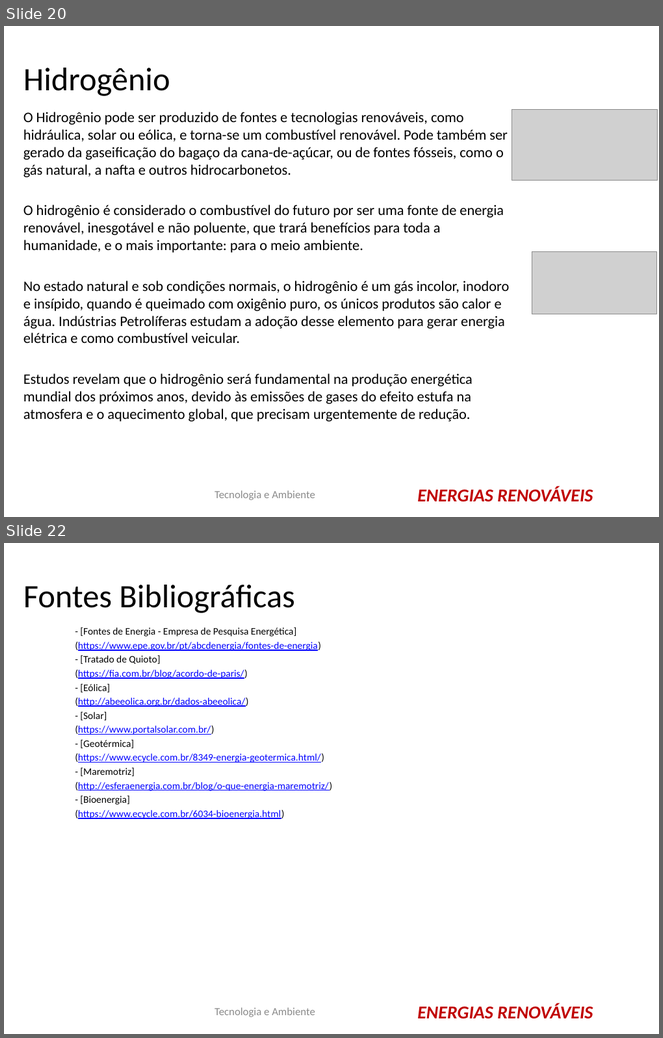
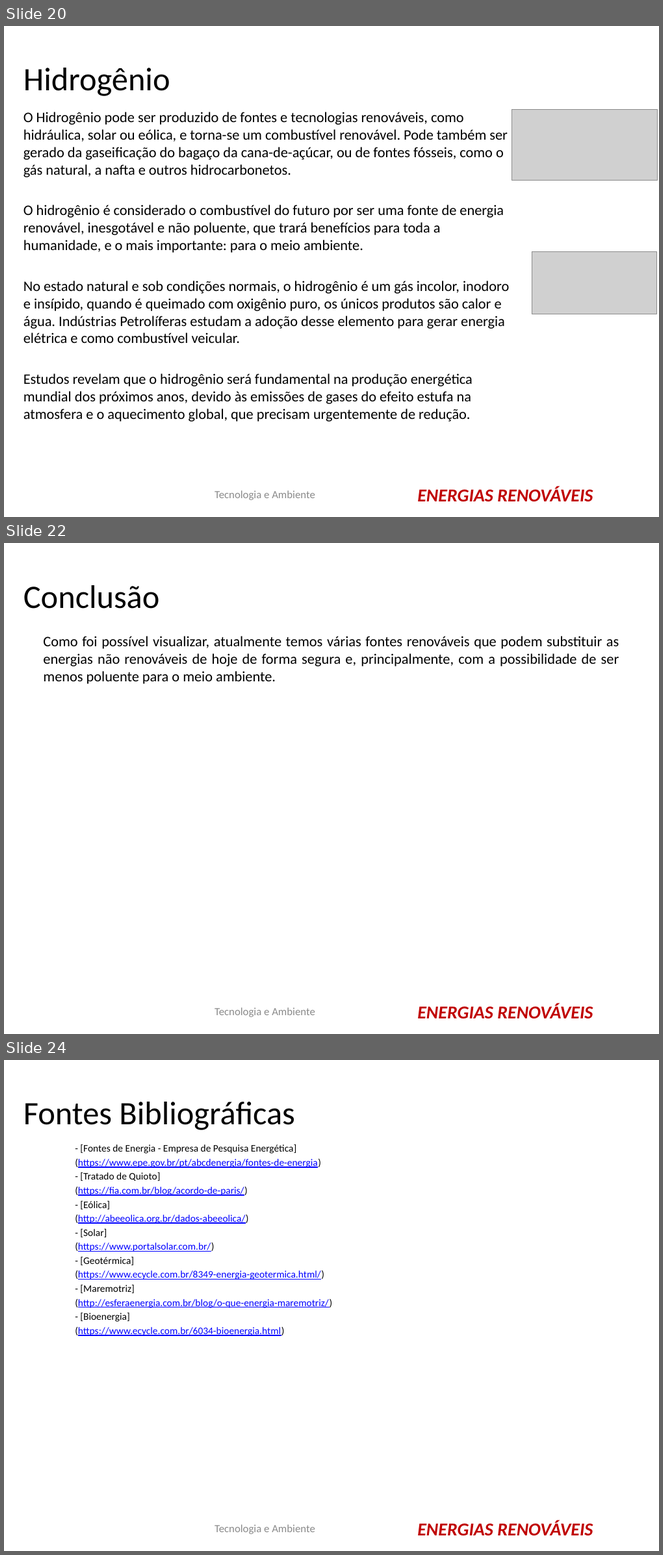
Before and after one commit to cMatheusBRibeiro/energias-renovaveis, a slide deck: Energias Renovaveis.pptx. Shown one above the other, each under a label of ours: slides 20 and 22 before the commit, slides 20, 22 and 24 after it; the slides between them are not shown. The pictures are 663x1038 and 663x1555 pixels, drawn with LibreOffice and Linux fonts; fonts in the diff are those of the drawing; grey boxes stand for pictures; background and template pictures are left out. Boxes give left, top, right and bottom in pixels: in the first picture for what was removed or moved away, otherwise in the second. Text is boxed around its words. In the diff, an @@ line names an element or a change of style, - is before the commit and + after.

```diff
--- a/Energias Renovaveis.pptx
+++ b/Energias Renovaveis.pptx
@@ slide 22 added at (x1=4, y1=543, x2=659, y2=1034), background #FFFFFF; not listed: 1 template element that a slide beside it also shows @@
@@ title added at (x1=24, y1=585, x2=160, y2=609), 36 pt, text #000000 @@
+Conclusão
@@ text added at (x1=43, y1=636, x2=620, y2=684), 16 pt, text #000000 @@
+Como foi possível visualizar, atualmente temos várias fontes renováveis que podem substituir as energias não renováveis de hoje de forma segura e, principalmente, com a possibilidade de ser menos poluente para o meio ambiente.
@@ text added at (x1=215, y1=1008, x2=315, y2=1017), 12 pt, text #8C8C8C @@
+Tecnologia e Ambiente
@@ what was slide 22 is now slide 24 @@
```
Also in this commit, not shown: 11 slides changed, 1 other slide added.
